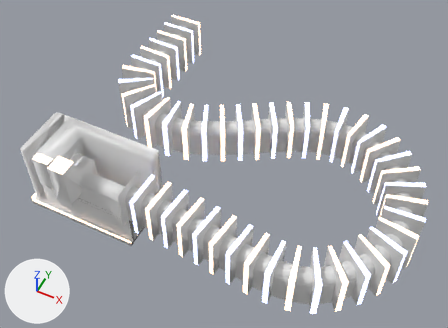
One commit to the Blender file Blender/VRC Geo.blend: the scene before it, then after it.
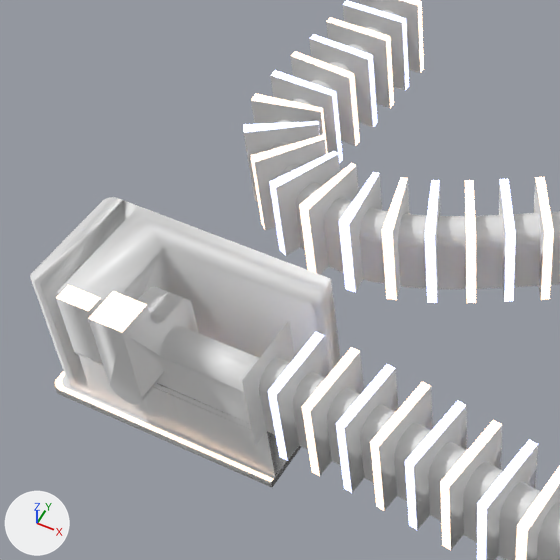
Each version is shown whole from a 50 mm camera at (38.3, -32.7, 55.2) aimed at (16.3, 11.2, 0.4), then close up on the part from 1% to 59% of the width and 7% to 85% of the height. Lighting does not change. The marker at lower left points along +X, +Y and +Z.

The first close-up shows 'glow 1', 'glow 2', 'room 1', 'room 2'.
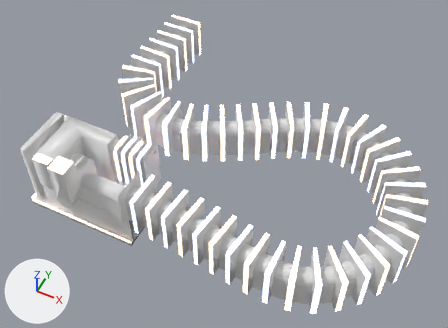
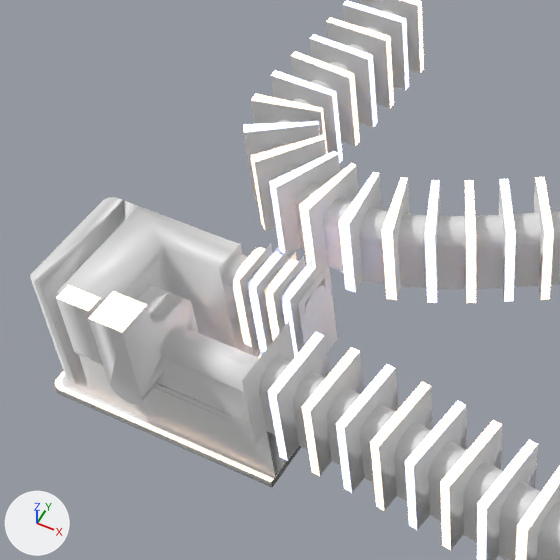
What changed in the scene script:
```text
Change me_plane:
    used by ob_room_1; location = (0.0, 0.0, 0.0)
    remove me_plane.from_pydata(...)  # 421 vertices, 244 faces; spans x -4.0..10.5, y -2.5..7.0, z -4.5..6.5
    add me_plane.from_pydata(...)  # 434 vertices, 255 faces; spans x -4.0..10.5, y -2.5..7.0, z -4.5..6.5
    me_plane part 1: a new loose piece of 14 vertices spanning x 5.02..6.11, y 4.5..6.5, z -4.0..4.6, in mat_wall
    me_plane part 2
    21 vertices are removed from x 1.5..10.5, y 4.0..7.0, z -4.5..4.5
    19 faces are deleted
    7 vertices are added at x 5.02..5.52, y 5.5..7.0, z -4.5..0.0
    8 new vertices lie (3.52, 0.0, 0.0) away from vertices in x 1.5..2.0, y 4.0..6.5, z -4.5..4.5
    5 new vertices lie (0.0, 0.0, 3.5) away from vertices in x 1.5..5.02, y 1.5..6.5, z -4.0
    18 new faces join them, mat_wall
    5 new faces join them, mat_floor
Add me_plane_003:
    me_plane_003.from_pydata(...)  # 404 vertices, 461 faces; spans x -2.0..2.0, y -1.5..1.5, z -2.95..2.95
    me_plane_003.polygons.foreach_set('use_smooth', [True] * 461)
    # faces by material slot: [457, 4]
    me_plane_003.materials.append(mat_wall)
    me_plane_003.materials.append(mat_floor)
Add me_plane_005:
    me_plane_005.from_pydata(...)  # 32 vertices, 16 faces; spans x 0.0..3.5, y -1.5..1.5, z -0.5..5.4
    me_plane_005.materials.append(mat_glow)
Add ob_glow_0:
    ob_glow_0 = bpy.data.objects.new('glow 0', me_plane_005)
    ob_glow_0.parent = ob_room_0
    ob_glow_0.matrix_parent_inverse = Matrix(((1.0, 0.0, 0.0, -8.113), (0.0, 1.0, 0.0, -5.5), (0.0, 0.0, 1.0, -1.95), (0.0, 0.0, 0.0, 1.0)))
    ob_glow_0.location = (6.112, 5.5, -0.5)
    _m = ob_glow_0.modifiers.new('Bevel', 'BEVEL')
    _m.width = 1.0
    _m.width_pct = 1.0
    _m.segments = 10
    _m.limit_method = 'WEIGHT'
    _m = ob_glow_0.modifiers.new('Weld', 'WELD')
    _m.merge_threshold = 0.01
    _m = ob_glow_0.modifiers.new('Decimate', 'DECIMATE')
    _m.decimate_type = 'DISSOLVE'
    _m.angle_limit = 0.0175
    _m.delimit = {'SEAM'}
    _m = ob_glow_0.modifiers.new('WeightedNormal', 'WEIGHTED_NORMAL')
    _m.keep_sharp = True
Add ob_room_0:
    ob_room_0 = bpy.data.objects.new('room 0', me_plane_003)
    ob_room_0.location = (8.11, 5.5, 1.95)
    _m = ob_room_0.modifiers.new('Bevel', 'BEVEL')
    _m.width = 1.0
    _m.width_pct = 1.0
    _m.segments = 10
    _m.limit_method = 'WEIGHT'
    _m = ob_room_0.modifiers.new('Weld', 'WELD')
    _m = ob_room_0.modifiers.new('Decimate', 'DECIMATE')
    _m.decimate_type = 'DISSOLVE'
    _m.angle_limit = 0.0175
    _m.delimit = {'SEAM'}
    _m = ob_room_0.modifiers.new('WeightedNormal', 'WEIGHTED_NORMAL')
    _m.keep_sharp = True
```

Pixel boxes [x1, y1, x2, y2] of what changed, in the close-ups (560 x 560 px; the box of a moved part takes in the faces that stretch with it):
'room 1', reshaped (13% narrower): before [30, 197, 340, 487]; after [30, 197, 301, 487]
'room 0', added: after [239, 243, 337, 356]
'glow 0', added: after [233, 247, 315, 357]
part 1 of me_plane, added: after [219, 243, 260, 356]
part 2 of me_plane, moved or reshaped: before [57, 206, 340, 373]; after [57, 206, 240, 348]
